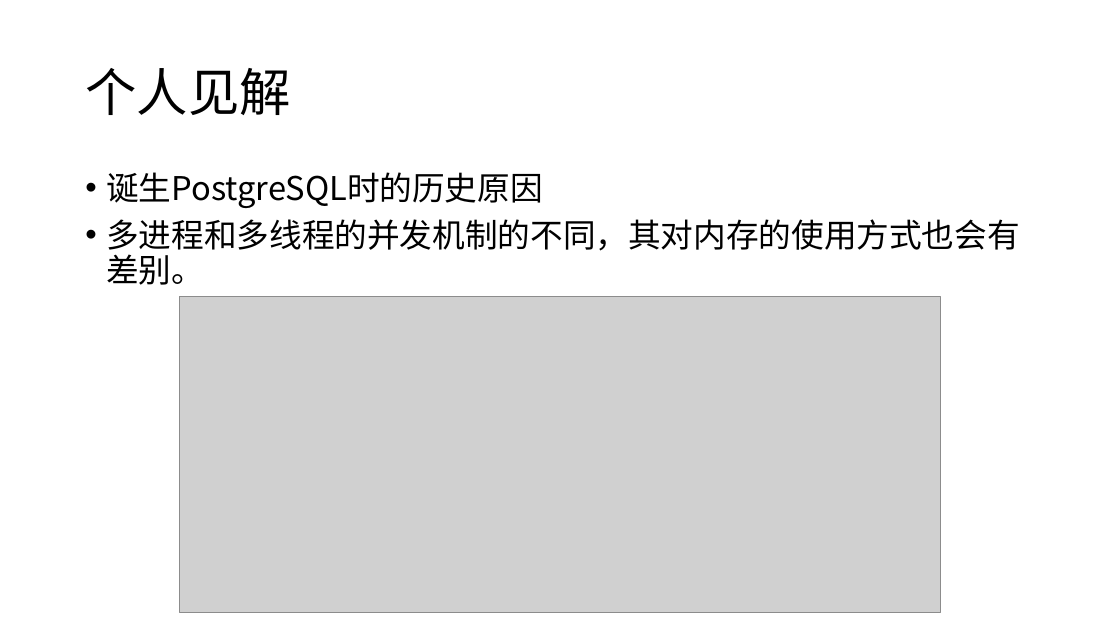
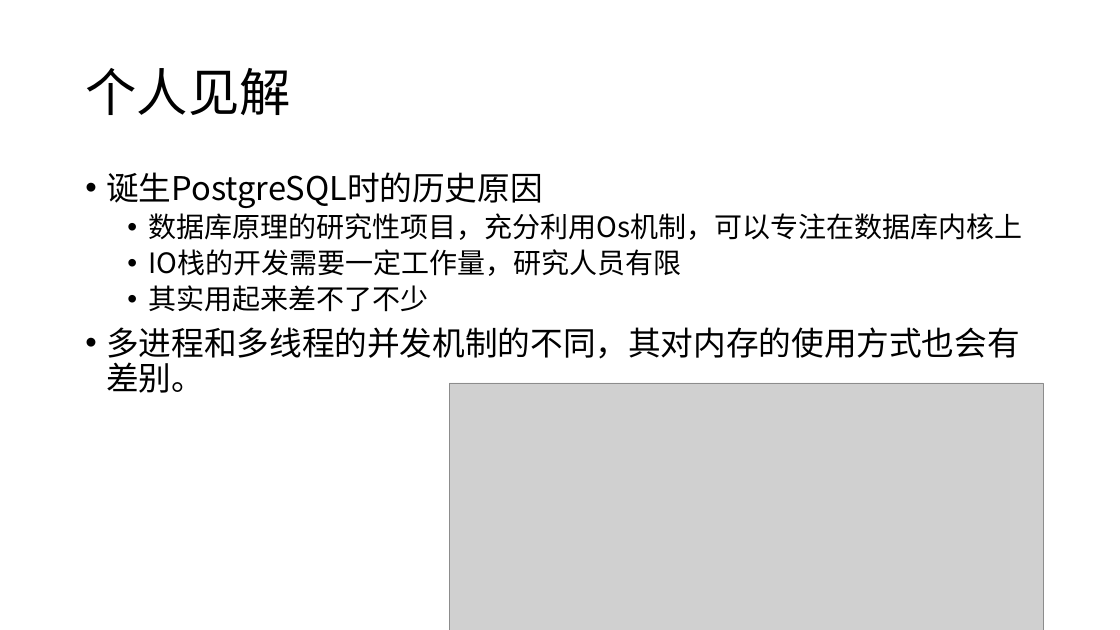
Before and after one commit to yummyliu/papers, a slide deck: slide 7 of pg-buffer.pptx. Drawn at 1120x630 pixels with LibreOffice and Linux fonts; fonts in the diff are those of the drawing; grey boxes stand for pictures. Boxes give left, top, right and bottom in pixels: in the first picture for what was removed or moved away, otherwise in the second. Text is boxed around its words. In the diff, an @@ line names an element or a change of style, - is before the commit and + after.

```diff
--- a/pg-buffer.pptx
+++ b/pg-buffer.pptx
@@ text at (148, 213, 1022, 312): paragraphs added @@
+  • 数据库原理的研究性项目，充分利用Os机制，可以专注在数据库内核上
+  • IO栈的开发需要一定工作量，研究人员有限
+  • 其实用起来差不了不少
@@ picture: place and size @@
-picture at (180, 297, 940, 613)
+picture at (450, 383, 1044, 630)
```
Also in this commit, not shown: 1 other slide changed, 5 slides added, 3 slides removed.
